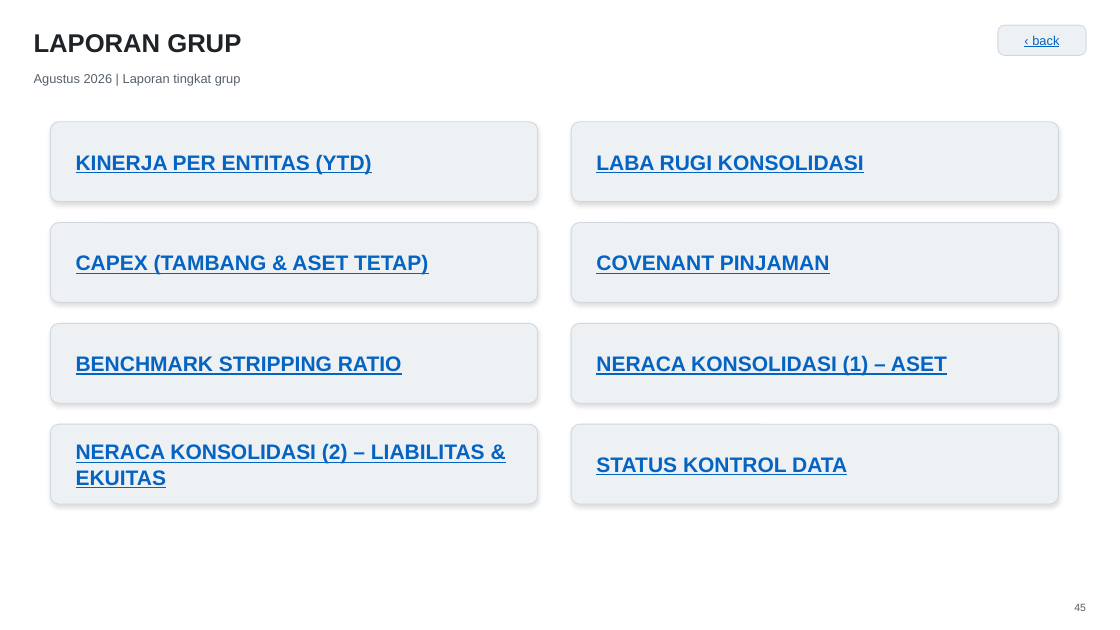
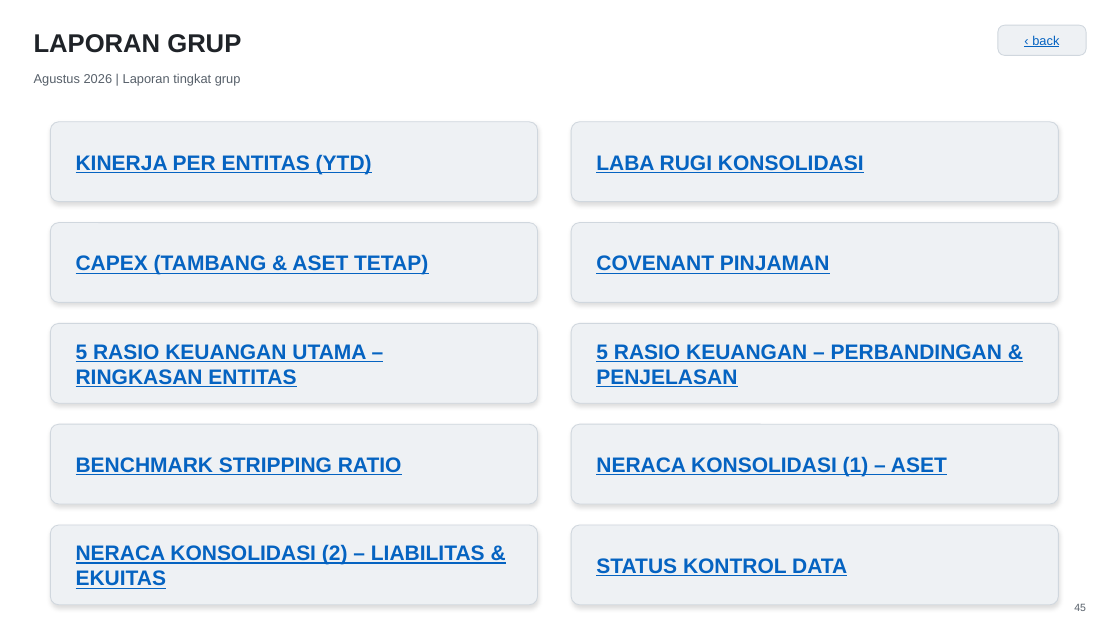
Before and after one commit to Riana-2106/Riana-NextGen-Builders-Final-Project, a slide deck: slide 45 of docs/fpa-global-energy-group/gel-group-management-report/GEL_Group_Management_Report.pptx. Drawn at 1120x630 pixels with LibreOffice and Linux fonts; fonts in the diff are those of the drawing. Boxes give left, top, right and bottom in pixels: in the first picture for what was removed or moved away, otherwise in the second. Text is boxed around its words. In the diff, an @@ line names an element or a change of style, - is before the commit and + after.

```diff
--- a/docs/fpa-global-energy-group/gel-group-management-report/GEL_Group_Management_Report.pptx
+++ b/docs/fpa-global-energy-group/gel-group-management-report/GEL_Group_Management_Report.pptx
@@ text at [76, 344, 366, 387]: text changed @@
-BENCHMARK STRIPPING RATIO
+5 RASIO KEUANGAN UTAMA – RINGKASAN ENTITAS
@@ text at [596, 344, 1002, 387]: text changed @@
-NERACA KONSOLIDASI (1) – ASET
+5 RASIO KEUANGAN – PERBANDINGAN & PENJELASAN
@@ text at [76, 457, 402, 475]: text changed @@
-NERACA KONSOLIDASI (2) – LIABILITAS & EKUITAS
+BENCHMARK STRIPPING RATIO
@@ text at [596, 456, 947, 477]: text changed @@
-STATUS KONTROL DATA
+NERACA KONSOLIDASI (1) – ASET
@@ rounded rectangle added at [50, 525, 538, 605], fill #EEF1F4, outline #D0D7DE 0.75 pt @@
@@ rounded rectangle added at [571, 525, 1059, 605], fill #EEF1F4, outline #D0D7DE 0.75 pt @@
@@ text added at [76, 544, 485, 589], 18 pt, text #0563C1, bold, underline @@
+NERACA KONSOLIDASI (2) – LIABILITAS & EKUITAS
@@ text added at [596, 558, 847, 576], 18 pt, text #0563C1, bold, underline @@
+STATUS KONTROL DATA
```
Also in this commit, not shown: 5 other slides changed, 2 slides added, 1 other file.
